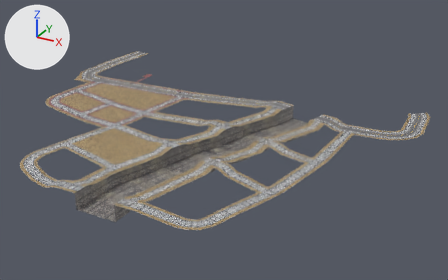
Before and after pictures for a commit that changed the FBX model Assets/05_Models/Exterior/CanaleFinaleCurve.fbx.
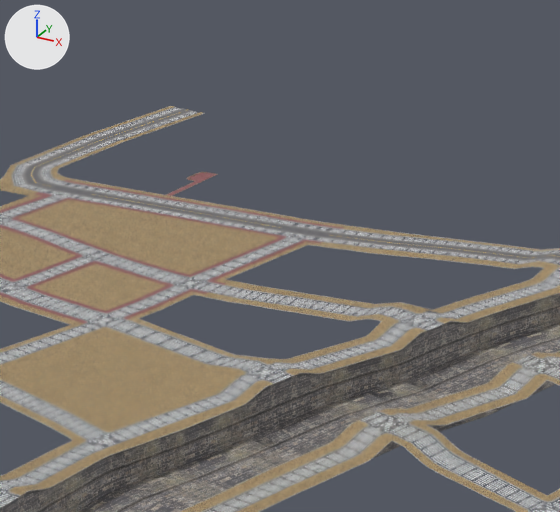
Old and new are each drawn whole from a 50 mm camera at (357.0, -327.0, 202.0) aimed at (118.0, 108.0, -16.0) and again close up on the part from 17% to 61% of the width and 5% to 69% of the height. Arrows for +X, +Y and +Z are at upper left; the lights stay in place. Where no turn or scale is listed for an object, it has been applied to the vertices. Vertices at the same position are counted once.

Objects in the first close-up: 'CanaleFinale.002'.
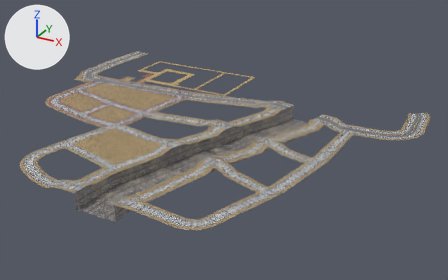
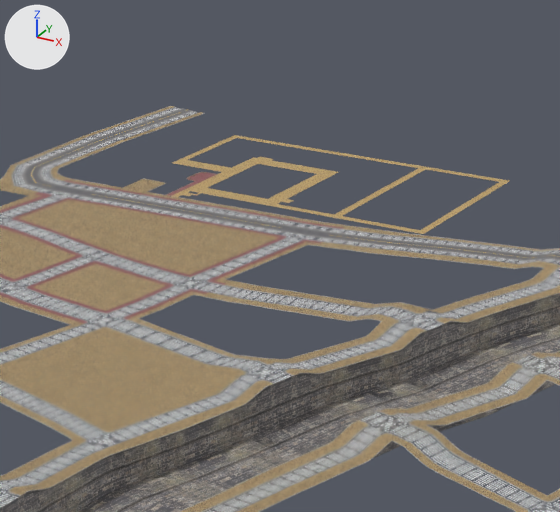
Boxes [x1, y1, x2, y2] around the edits, measured in the close-ups (560 x 512 px):
part 1 of me_scene_010, built on: before [70, 178, 140, 191]; after [66, 135, 509, 234]

Edits to the bpy script that builds the scene:
```text
Add img_footpathbrick_b_jpg:
    img_footpathbrick_b_jpg = load_image('FootpathBrick_B.jpg', '../../04_Images/Textures/FootpathBrick_B.jpg', 1024, 1024, 'sRGB')
Add mat_footpath:
    mat_footpath = principled_material('FootPath')
    mat_footpath.texture = img_footpathbrick_b_jpg
Change me_scene_010:
    used by ob_canalefinale_002; location = (111.6, -34.8, -5.3)
    remove me_scene_010.from_pydata(...)  # 21833 vertices, 29058 faces; spans x -198.0..163.0, y -21.0..291.0, z -4.0..9.0
    add me_scene_010.from_pydata(...)  # 21997 vertices, 29189 faces; spans x -198.0..163.0, y -21.0..291.0, z -4.0..9.0
    me_scene_010 part 1: 25 vertices moved from x -166.0..-139.0, y 194.0..195.0, z 6.0 to x -166.0..-134.0, y 194.0..204.0, z 6.0; 28 vertices removed from x -163.0..-139.0, y 194.0..195.0, z 6.0; 192 vertices added at x -170.0..-26.0, y 190.0..269.0, z 6.0
    add me_scene_010.materials.append(mat_footpath)  # picture img_footpathbrick_b_jpg
```
